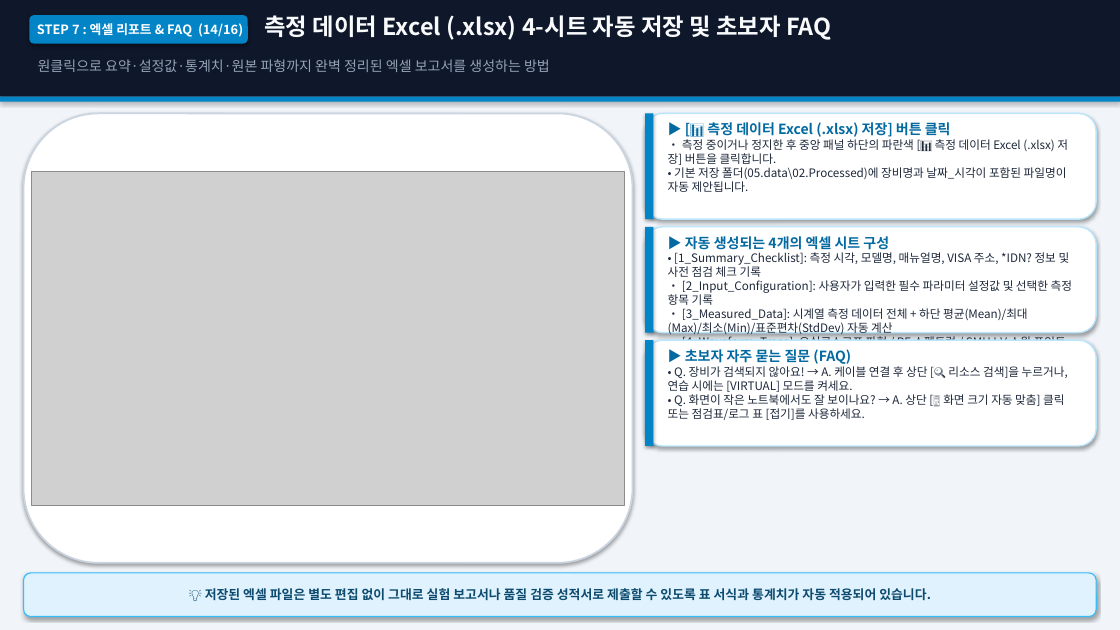
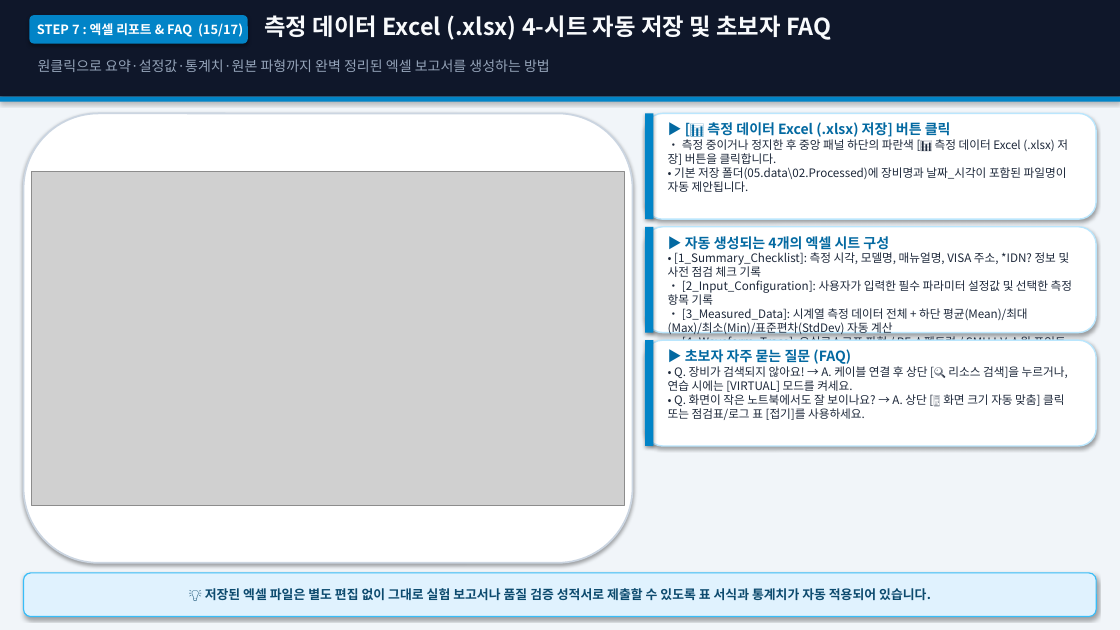
Before and after one commit to jwlee3528/SAITEK_Quick-Start, a slide deck: slide 15 of 06.Release/TekQuickStart_Beginner_User_Guide.pptx (slide 14 before the commit). Drawn at 1120x630 pixels with LibreOffice and Linux fonts; fonts in the diff are those of the drawing; grey boxes stand for pictures. Boxes give left, top, right and bottom in pixels: in the first picture for what was removed or moved away, otherwise in the second. Text is boxed around its words. In the diff, an @@ line names an element or a change of style, - is before the commit and + after.

```diff
--- a/06.Release/TekQuickStart_Beginner_User_Guide.pptx
+++ b/06.Release/TekQuickStart_Beginner_User_Guide.pptx
@@ text in rounded rectangle at <box>37,23,243,37</box>: text changed @@
-STEP 7 : 엑셀 리포트 & FAQ (14/16)
+STEP 7 : 엑셀 리포트 & FAQ (15/17)
```
Also in this commit, not shown: 15 other slides changed, 1 slide added, 17 other files.
